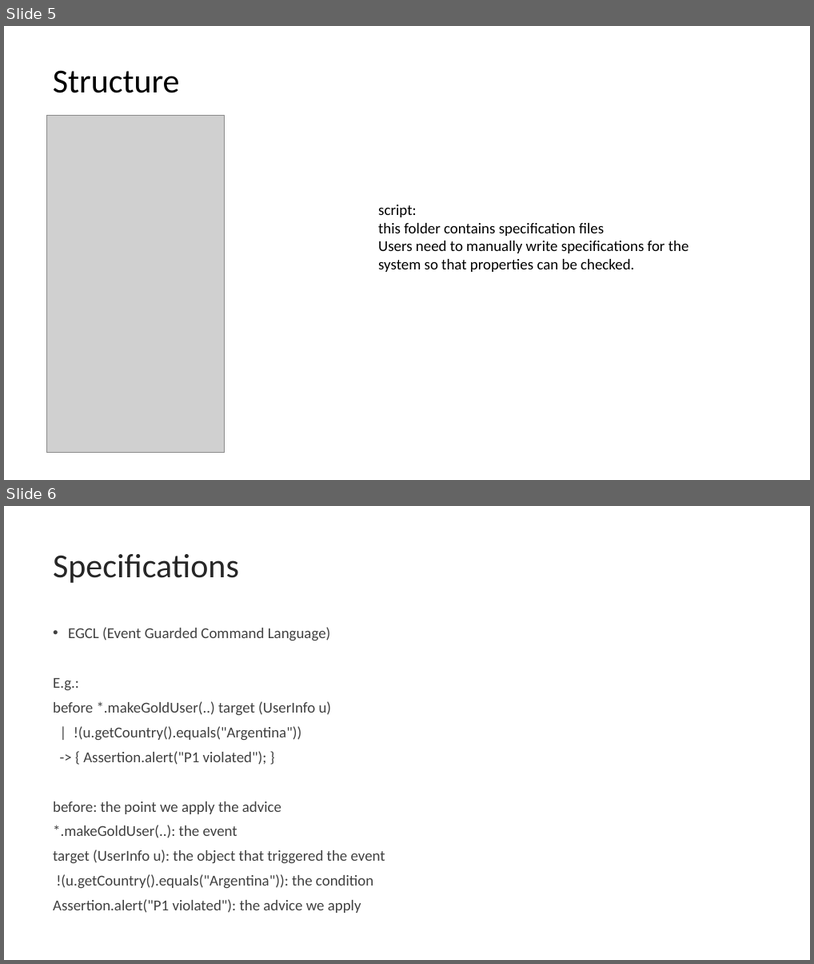
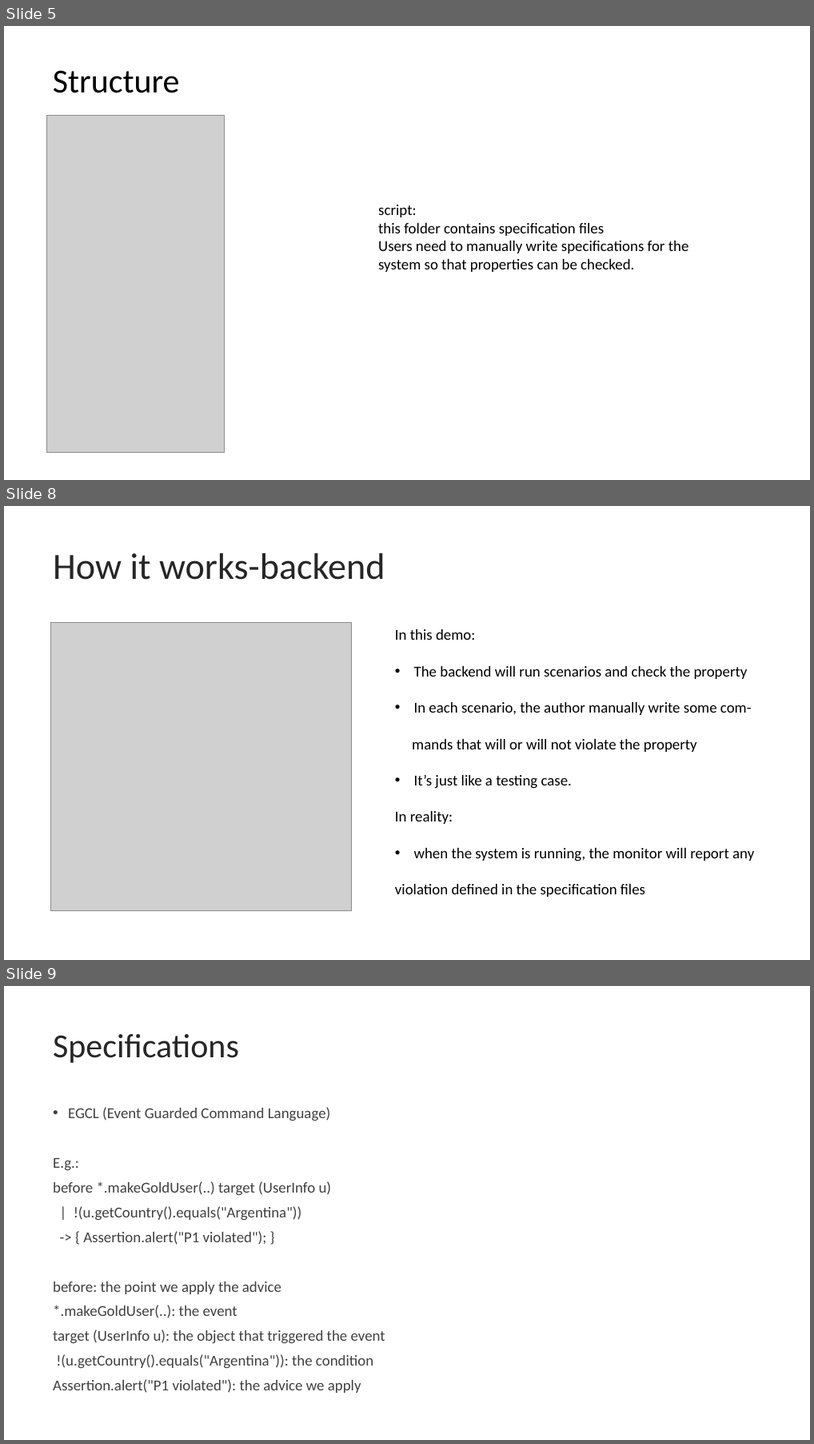
Before and after one commit to IrisesD/RV-Java-prototype, a slide deck: doc/Demo Slides.pptx. Shown one above the other, each under a label of ours: slides 5 and 6 before the commit, slides 5, 8 and 9 after it; the slides between them are not shown. The pictures are 814x964 and 814x1444 pixels, drawn with LibreOffice and Linux fonts; fonts in the diff are those of the drawing; grey boxes stand for pictures; background and template pictures are left out. Boxes give left, top, right and bottom in pixels: in the first picture for what was removed or moved away, otherwise in the second. Text is boxed around its words. In the diff, an @@ line names an element or a change of style, - is before the commit and + after.

```diff
--- a/doc/Demo Slides.pptx
+++ b/doc/Demo Slides.pptx
@@ slide 8 added at (x1=4, y1=506, x2=810, y2=960), background picture (left out) @@
@@ title added at (x1=53, y1=553, x2=386, y2=580), 44 pt, text #262626 @@
+How it works-backend
@@ picture added at (x1=51, y1=622, x2=351, y2=910) @@
@@ text added at (x1=395, y1=629, x2=754, y2=896), 18 pt, text #000000 @@
+In this demo:
+• The backend will run scenarios and check the property
+• In each scenario, the author manually write some com-
+mands that will or will not violate the property
+• It’s just like a testing case.
+In reality:
+• when the system is running, the monitor will report any
+violation defined in the specification files
@@ what was slide 6 is now slide 9 @@
```
Also in this commit, not shown: 2 slides changed, 2 other slides added, 1 other file.
